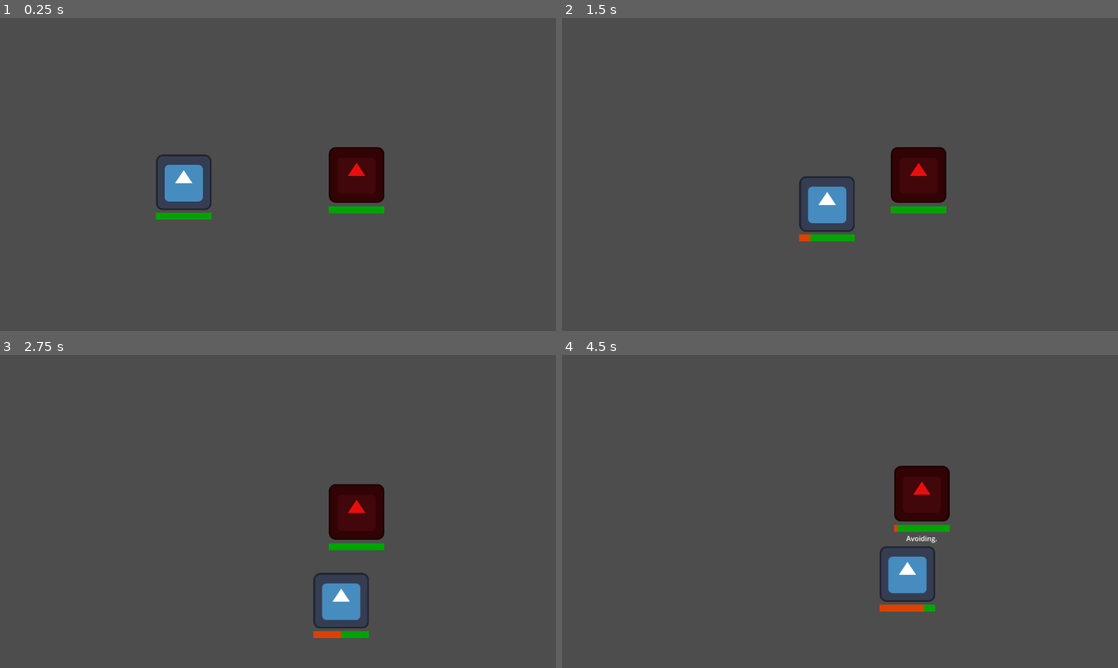
Above: before the commit, frames 1-4 (two rows, left to right).
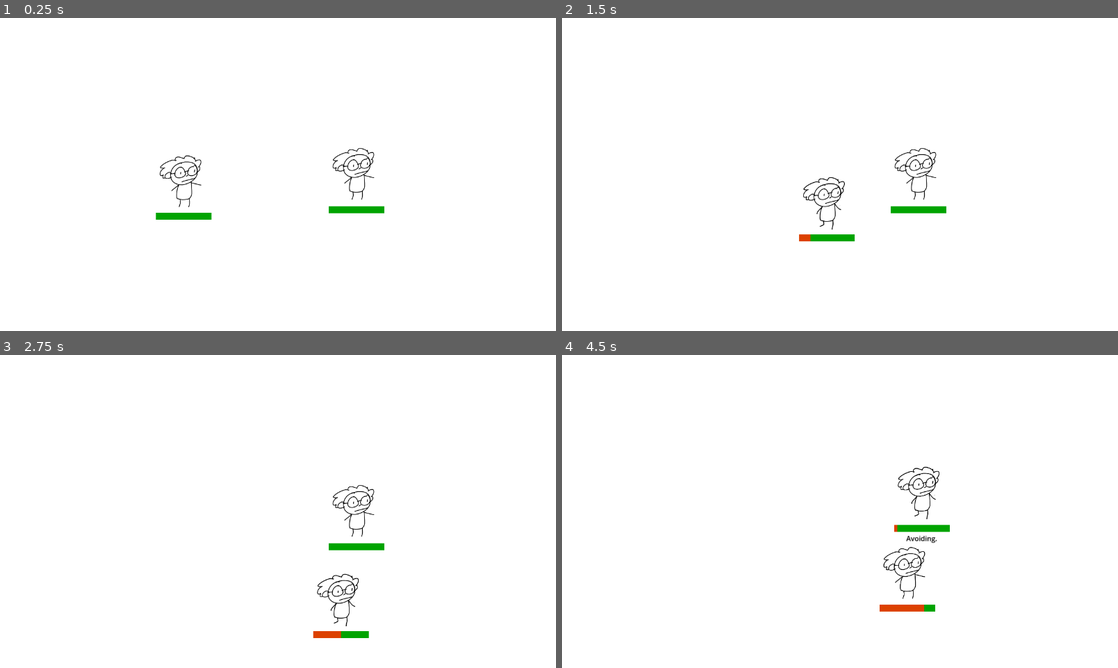
Above: after the commit, the same moments.

Repository: johnreybacal/gran-theft-aubrey
Game: Godot game, scene res://scenes/game_explore.tscn
Same seed, same stepped clock (60 frames per second), same inputs: the game is played once before the commit and once after it. The engine's default icon, where the game draws it, is replaced by a stand-in: a white triangle on a blue panel in a dark square.
Inputs:
- Up to frame 1 (0.25 s): no input
- Up to frame 2 (1.5 s): hold D (move_right) 0.53-1.28 s; hold S (move_down) from 1.28 s (still down)
- Up to frame 3 (2.75 s): release S (move_down) at 2.03 s; hold D (move_right) from 2.03 s (still down)
- Up to frame 4 (4.5 s): release D (move_right) at 2.78 s; hold W (move_up) 2.78-3.5 s; click "Pull" at 3.5 s; click "Hold" at 4.25 s

The runs differ from the first frame. In frame 1, 100% of the frame differs, in the area x 0-100%, y 0-100%; in frame 2, 100%; in frame 3, 100%; in frame 4, 100%.

Commit message:
granny animations

Diff:
--- /dev/null
+++ b/resources/granny_sprite_frames.tres
@@ -0,0 +1,65 @@
+[gd_resource type="SpriteFrames" format=3 uid="uid://blhtrapl7a2a2"]
+
+[ext_resource type="Texture2D" uid="uid://djqg4f7fdqmep" path="res://assets/sprites/granny_idle.png" id="1_f6rxp"]
+[ext_resource type="Texture2D" uid="uid://cpr8iavitlnc8" path="res://assets/sprites/granny_knees_hurt.png" id="2_pl56c"]
+[ext_resource type="Texture2D" uid="uid://0i44xfcvr2m4" path="res://assets/sprites/granny_walk.png" id="3_5udku"]
+
+[sub_resource type="AtlasTexture" id="AtlasTexture_5av46"]
+atlas = ExtResource("1_f6rxp")
+region = Rect2(0, 0, 256, 256)
+
+[sub_resource type="AtlasTexture" id="AtlasTexture_ykklq"]
+atlas = ExtResource("1_f6rxp")
+region = Rect2(256, 0, 256, 256)
+
+[sub_resource type="AtlasTexture" id="AtlasTexture_4gnk1"]
+atlas = ExtResource("2_pl56c")
+region = Rect2(0, 0, 256, 256)
+
+[sub_resource type="AtlasTexture" id="AtlasTexture_k1ogt"]
+atlas = ExtResource("2_pl56c")
+region = Rect2(256, 0, 256, 256)
+
+[sub_resource type="AtlasTexture" id="AtlasTexture_f8h0p"]
+atlas = ExtResource("3_5udku")
+region = Rect2(0, 0, 256, 256)
+
+[sub_resource type="AtlasTexture" id="AtlasTexture_kre4o"]
+atlas = ExtResource("3_5udku")
+region = Rect2(256, 0, 256, 256)
+
+[resource]
+animations = [{
+"frames": [{
+"duration": 1.0,
+"texture": SubResource("AtlasTexture_5av46")
+}, {
+"duration": 1.0,
+"texture": SubResource("AtlasTexture_ykklq")
+}],
+"loop": true,
+"name": &"idle",
+"speed": 3.0
+}, {
+"frames": [{
+"duration": 1.0,
+"texture": SubResource("AtlasTexture_4gnk1")
+}, {
+"duration": 1.0,
+"texture": SubResource("AtlasTexture_k1ogt")
+}],
+"loop": true,
+"name": &"knees_hurt",
+"speed": 3.0
+}, {
+"frames": [{
+"duration": 1.0,
+"texture": SubResource("AtlasTexture_f8h0p")
+}, {
+"duration": 1.0,
+"texture": SubResource("AtlasTexture_kre4o")
+}],
+"loop": true,
+"name": &"walk",
+"speed": 3.0
+}]
--- a/scenes/explore_enemy.tscn
+++ b/scenes/explore_enemy.tscn
@@ -1,7 +1,7 @@
 [gd_scene format=3 uid="uid://cfh1ww543dm42"]
 
 [ext_resource type="Script" uid="uid://c83bkc0vammix" path="res://scripts/explore_enemy.gd" id="1_1ytwq"]
-[ext_resource type="Texture2D" uid="uid://un76w2rvhpw7" path="res://icon.svg" id="1_28hsj"]
+[ext_resource type="SpriteFrames" uid="uid://blhtrapl7a2a2" path="res://resources/granny_sprite_frames.tres" id="2_j7g34"]
 [ext_resource type="PackedScene" uid="uid://cpyks128hw45y" path="res://scenes/granny_stats.tscn" id="3_j7g34"]
 
 [sub_resource type="RectangleShape2D" id="RectangleShape2D_cxtud"]
@@ -11,9 +11,12 @@
 motion_mode = 1
 script = ExtResource("1_1ytwq")
 
-[node name="Sprite2D" type="Sprite2D" parent="." unique_id=310500184]
-modulate = Color(0.9098039, 0.05490196, 0.05490196, 1)
-texture = ExtResource("1_28hsj")
+[node name="AnimatedSprite2D" type="AnimatedSprite2D" parent="." unique_id=884950499]
+scale = Vector2(0.5, 0.5)
+sprite_frames = ExtResource("2_j7g34")
+animation = &"knees_hurt"
+autoplay = "idle"
+frame_progress = 0.006888946
 
 [node name="CollisionShape2D" type="CollisionShape2D" parent="." unique_id=848567390]
 shape = SubResource("RectangleShape2D_cxtud")
--- a/scenes/explore_player.tscn
+++ b/scenes/explore_player.tscn
@@ -1,7 +1,7 @@
 [gd_scene format=3 uid="uid://cv742kmoulqfk"]
 
-[ext_resource type="Texture2D" uid="uid://un76w2rvhpw7" path="res://icon.svg" id="1_3vw7x"]
 [ext_resource type="Script" uid="uid://b86dxdtu0dsi7" path="res://scripts/explore_player.gd" id="1_cxtud"]
+[ext_resource type="SpriteFrames" uid="uid://blhtrapl7a2a2" path="res://resources/granny_sprite_frames.tres" id="2_yuam7"]
 [ext_resource type="PackedScene" uid="uid://cpyks128hw45y" path="res://scenes/granny_stats.tscn" id="3_yuam7"]
 
 [sub_resource type="RectangleShape2D" id="RectangleShape2D_cxtud"]
@@ -11,8 +11,11 @@
 motion_mode = 1
 script = ExtResource("1_cxtud")
 
-[node name="Sprite2D" type="Sprite2D" parent="." unique_id=1308817621]
-texture = ExtResource("1_3vw7x")
+[node name="AnimatedSprite2D" type="AnimatedSprite2D" parent="." unique_id=340199218]
+scale = Vector2(0.5, 0.5)
+sprite_frames = ExtResource("2_yuam7")
+animation = &"knees_hurt"
+autoplay = "idle"
 
 [node name="CollisionShape2D" type="CollisionShape2D" parent="." unique_id=398498441]
 shape = SubResource("RectangleShape2D_cxtud")
--- a/scenes/game_explore.tscn
+++ b/scenes/game_explore.tscn
@@ -9,6 +9,13 @@
 polygons = Array[PackedInt32Array]([PackedInt32Array(0, 1, 2, 3)])
 outlines = Array[PackedVector2Array]([PackedVector2Array(-1, 1, 1286, 4, 1283, 717, 1283, 717, 4, 726, 4, 726)])
 
+[sub_resource type="Gradient" id="Gradient_fiwcs"]
+offsets = PackedFloat32Array(1)
+colors = PackedColorArray(1, 1, 1, 1)
+
+[sub_resource type="GradientTexture2D" id="GradientTexture2D_tpdw7"]
+gradient = SubResource("Gradient_fiwcs")
+
 [node name="GameExplore" type="Node2D" unique_id=1622595834]
 script = ExtResource("1_fiwcs")
 
@@ -17,8 +24,12 @@
 
 [node name="ExploreEnemy" parent="." unique_id=1382464199 instance=ExtResource("2_1208y")]
 position = Vector2(821, 361)
-move_speed = null
-max_arthritis = null
 
 [node name="NavigationRegion2D" type="NavigationRegion2D" parent="." unique_id=447760284]
 navigation_polygon = SubResource("NavigationPolygon_fiwcs")
+
+[node name="Sprite2D" type="Sprite2D" parent="." unique_id=1182650496]
+z_index = -1
+position = Vector2(650.5, 352.5)
+scale = Vector2(21.328125, 12.015625)
+texture = SubResource("GradientTexture2D_tpdw7")
--- a/scenes/granny_stats.tscn
+++ b/scenes/granny_stats.tscn
@@ -44,4 +44,5 @@
 offset_right = 20.0
 offset_bottom = 42.0
 grow_horizontal = 2
+theme_override_colors/font_color = Color(0, 0, 0, 1)
 text = "Knees hurt"
--- a/scripts/classes.gd
+++ b/scripts/classes.gd
@@ -9,17 +9,19 @@
     var recovery_threshold: float = .75
     var is_recovering: bool = false
     var stats: GrannyStats
+    var sprite: AnimatedSprite2D
 
-    func init_values(p_instance_id: int, p_stats: GrannyStats, p_arthritis_rate: float = 1):
+    func init_values(p_instance_id: int, p_stats: GrannyStats, p_sprite: AnimatedSprite2D, p_arthritis_rate: float = 1):
         instance_id = p_instance_id
         arthritis_rate = p_arthritis_rate
         stats = p_stats
+        sprite = p_sprite
         stats.set_max_arthritis(max_arthritis)
         stats.update_arthritis(0)
 
-    static func init(p_instance_id: int, p_stats: GrannyStats, p_arthritis_rate: float = 1):
+    static func init(p_instance_id: int, p_stats: GrannyStats, p_sprite: AnimatedSprite2D, p_arthritis_rate: float = 1):
         var instance = Granny.new()
-        instance.init_values(p_instance_id, p_stats, p_arthritis_rate)
+        instance.init_values(p_instance_id, p_stats, p_sprite, p_arthritis_rate)
         return instance
 
     func can_move():
@@ -34,6 +36,7 @@
             is_recovering = true
             recovery_threshold = randf_range(.5, .9)
             stats.on_knees_hurt()
+            play_knees_hurt()
         stats.update_arthritis(arthritis)
         _update_arthritis_rate_penalty()
 
@@ -43,6 +46,7 @@
             if is_recovering and arthritis <= (max_arthritis * recovery_threshold):
                 is_recovering = false
                 stats.on_knees_hurt_end()
+                play_idle()
         else:
             arthritis = 0
         stats.update_arthritis(arthritis)
@@ -51,6 +55,16 @@
     func _update_arthritis_rate_penalty():
         arthritis_rate_penalty = (arthritis / max_arthritis) / 2
 
+    func play_walk(is_facing_left: bool):
+        sprite.play("walk")
+        sprite.flip_h = is_facing_left
+
+    func play_idle():
+        sprite.play("idle")
+
+    func play_knees_hurt():
+        sprite.play("knees_hurt")
+
 
 class GrannyNpc extends Granny:
     var is_chasing: bool = false
@@ -58,9 +72,9 @@
     var is_stunned: bool = false
     var is_stolen: bool = false
 
-    static func init(p_instance_id: int, p_stats: GrannyStats, p_arthritis_rate: float = 1):
+    static func init(p_instance_id: int, p_stats: GrannyStats, p_sprite: AnimatedSprite2D, p_arthritis_rate: float = 1):
         var instance = GrannyNpc.new()
-        instance.init_values(p_instance_id, p_stats, p_arthritis_rate)
+        instance.init_values(p_instance_id, p_stats, p_sprite, p_arthritis_rate)
         return instance
 
     func is_moving():
--- a/scripts/explore_enemy.gd
+++ b/scripts/explore_enemy.gd
@@ -16,13 +16,14 @@
 func _ready() -> void:
     EventBus.on_encounter_end.connect(_on_encounter_end)
 
-    granny = Classes.GrannyNpc.init(get_instance_id(), $GrannyStats, arthitis_rate)
+    granny = Classes.GrannyNpc.init(get_instance_id(), $GrannyStats, $AnimatedSprite2D, arthitis_rate)
     StateManager.enemies.append(granny)
 
     # Make sure to not await during _ready.
     _actor_setup.call_deferred()
 
 func _physics_process(delta: float) -> void:
+    _handle_animation()
     if StateManager.is_encountered:
         return
 
@@ -40,6 +41,16 @@
 
     move_and_slide()
 
+
+func _handle_animation():
+    if granny.is_avoiding or granny.is_chasing:
+        if granny.can_move() and not granny.is_stunned:
+            granny.play_walk(velocity.x < 0)
+        else:
+            granny.play_knees_hurt()
+    else:
+        granny.play_idle()
+
 func _check_intervals(delta: float):
     if granny.is_stunned:
         stun_interval -= delta
@@ -51,14 +62,15 @@
         return true
 
     # Targeting
-    target_interval -= delta
-    if target_interval <= 0:
-        target_interval = .25
-        if granny.is_avoiding:
-            var direction = player.position.direction_to(position)
-            _set_movement_target(position + (direction * 100))
-        elif granny.is_chasing:
-            _set_movement_target(player.position)
+    if granny.is_avoiding or granny.is_chasing:
+        target_interval -= delta
+        if target_interval <= 0:
+            target_interval = .25
+            if granny.is_avoiding:
+                var direction = player.position.direction_to(position)
+                _set_movement_target(position + (direction * 100))
+            elif granny.is_chasing:
+                _set_movement_target(player.position)
 
     if granny.can_move():
         if granny.is_avoiding:
--- a/scripts/explore_player.gd
+++ b/scripts/explore_player.gd
@@ -6,11 +6,12 @@
 var granny: Classes.Granny
 
 func _ready() -> void:
-    granny = Classes.Granny.init(get_instance_id(), $GrannyStats, arthitis_rate)
+    granny = Classes.Granny.init(get_instance_id(), $GrannyStats, $AnimatedSprite2D, arthitis_rate)
     StateManager.player = granny
 
 
 func _physics_process(delta: float) -> void:
+    _handle_animation()
     if StateManager.is_encountered:
         return
 
@@ -39,3 +40,11 @@
                 direction = position.direction_to(collider.position).normalized()
                 collider.move_and_collide(direction * 15)
                 EventBus.on_encounter_start.emit(collider.get_instance_id())
+
+func _handle_animation():
+    if velocity != Vector2.ZERO:
+        granny.play_walk(velocity.x < 0)
+    elif granny.can_move():
+        granny.play_idle()
+    else:
+        granny.play_knees_hurt()
--- a/scripts/granny_stats.gd
+++ b/scripts/granny_stats.gd
@@ -32,12 +32,14 @@
     remove_label(KNEES_HURT)
 
 func on_chasing():
+    remove_label(AVOIDING)
     add_label(CHASING)
 
 func on_chasing_end():
     remove_label(CHASING)
 
 func on_avoiding():
+    remove_label(CHASING)
     add_label(AVOIDING)
 
 func on_avoiding_end():
Binary file added: assets/sprites/granny_idle.png
Not shown, added: assets/sprites/granny_idle.png.import
Binary file added: assets/sprites/granny_knees_hurt.png
Not shown, added: assets/sprites/granny_knees_hurt.png.import
Binary file added: assets/sprites/granny_walk.png
Not shown, added: assets/sprites/granny_walk.png.import
Not shown, added: assets/granny_animations.kra
Not shown, added: assets/granny_animations.kra~
